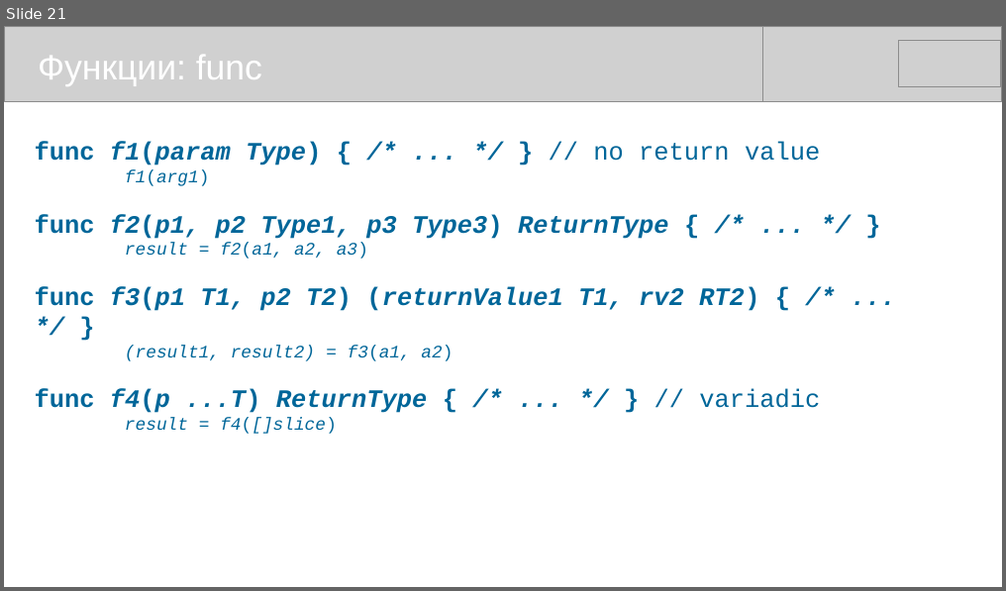
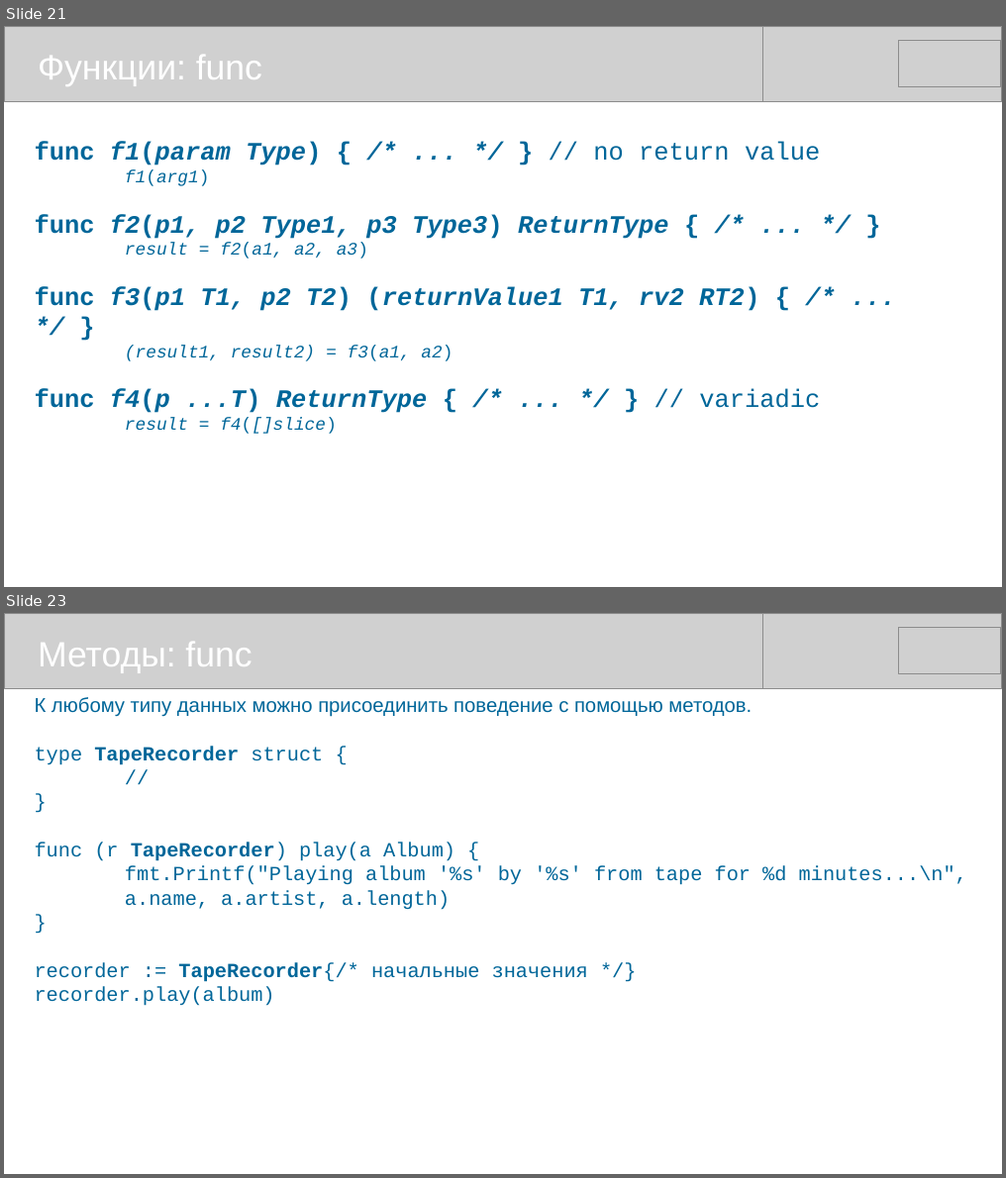
Before and after one commit to mike-shock/Go_language, a slide deck: Go_Review.odp. Shown one above the other, each under a label of ours: slide 21 before the commit, slides 21 and 23 after it; the slides between them are not shown. The pictures are 1006x591 and 1006x1178 pixels, drawn with LibreOffice and Linux fonts; fonts in the diff are those of the drawing; grey boxes stand for pictures. Boxes give left, top, right and bottom in pixels: in the first picture for what was removed or moved away, otherwise in the second. Text is boxed around its words. In the diff, an @@ line names an element or a change of style, - is before the commit and + after.

```diff
--- a/Go_Review.odp
+++ b/Go_Review.odp
@@ slide 23 added at box(4, 613, 1002, 1174), background #FFFFFF @@
@@ picture added at box(4, 613, 763, 688) @@
@@ text added at box(38, 642, 252, 673), 28 pt, text #FFFFFF @@
+Методы: func
@@ picture added at box(243, 613, 1002, 688) @@
@@ picture added at box(899, 628, 1001, 674) @@
@@ text added at box(35, 697, 967, 1006), 16 pt, text #006699 @@
+К любому типу данных можно присоединить поведение с помощью методов.
+type TapeRecorder struct {
+//
+}
+func (r TapeRecorder) play(a Album) {
+fmt.Printf("Playing album '%s' by '%s' from tape for %d minutes...\n",
+a.name, a.artist, a.length)
+}
+recorder := TapeRecorder{/* начальные значения */}
+recorder.play(album)
```
Also in this commit, not shown: 3 slides changed, 1 slide removed, 1 other file.
